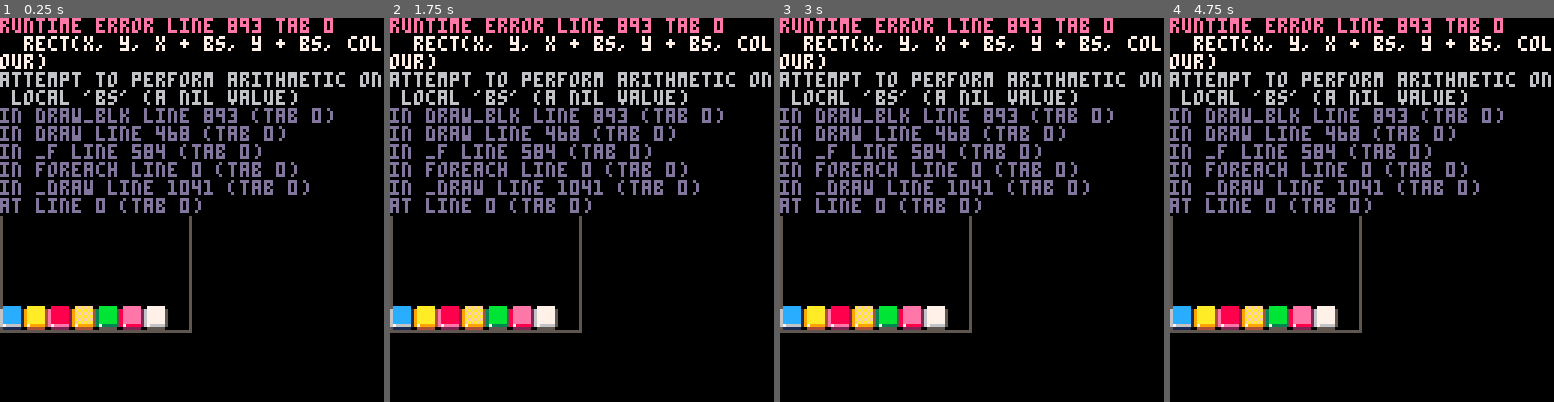
Above: before the commit, frames 1-4 (left to right).
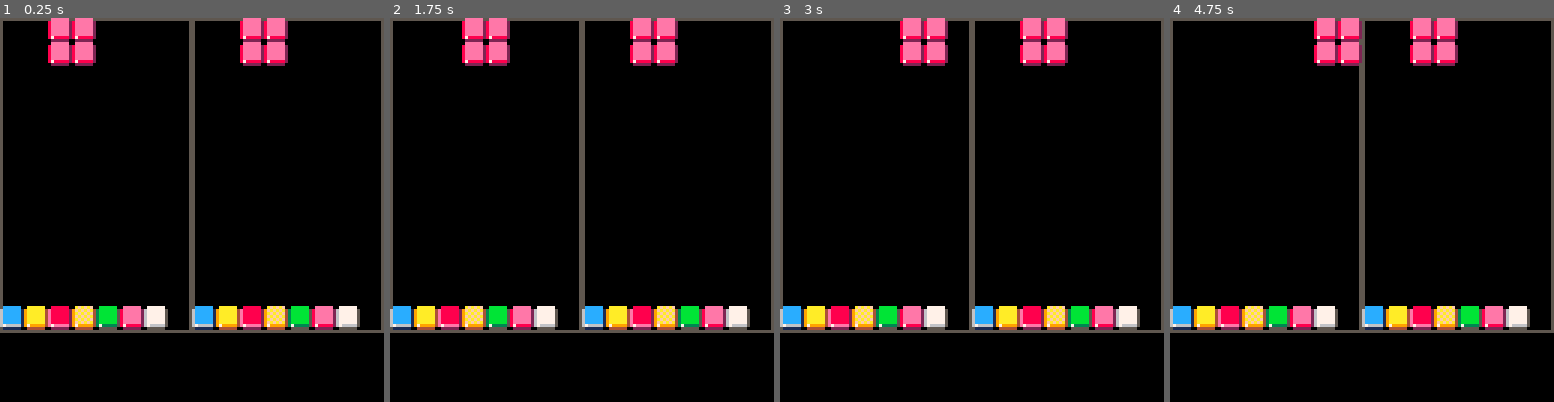
Above: after the commit, the same moments.

Repository: higuaro/pico8-cartridges
Game: PICO-8 cartridge testris.p8
The game is run twice, just before and just after one commit, with the same random seed, the same clock (stepped at 60 frames per second) and the same inputs.
Inputs:
- Up to frame 1 (0.25 s): no input
- Up to frame 2 (1.75 s): tap X (X key) at 0.33, 1.07 s; tap O (Z key) at 0.7, 1.7 s; hold Right from 1.6 s (still down)
- Up to frame 3 (3 s): tap X (X key) at 1.85, 2.97 s; release Right at 2.1 s; tap O (Z key) at 2.1, 2.5, 2.9 s; hold Up 2.15-2.42 s; hold Right from 2.47 s (still down)
- Up to frame 4 (4.75 s): release Right at 3.03 s; hold Left 3.08-3.58 s; tap O (Z key) every 0.4 s from 3.3 to 4.5 s; hold Down 3.63-3.97 s; hold Right 4.02-4.68 s; tap X (X key) at 4.08 s; hold Up from 4.73 s (still down)

The runs differ from the first frame. In frame 1, 19% of the frame differs, in the area x 0-100%, y 0-83%; in frame 2, 19%; in frame 3, 19%; in frame 4, 19%.
Error before the commit: runtime error line 893 tab 0; rect(x, y, x + bs, y + bs, colour); attempt to perform arithmetic on local 'bs' (a nil value)

Commit message:
lateral movement working with the new piece structure

Diff:
--- a/testris.p8
+++ b/testris.p8
@@ -470,7 +470,7 @@
   local x, y = b[i], b[i + 1]
   draw_blk(base_x + x * BS,
            base_y + y * BS,
-           colour, bs, is_ghost)
+           colour, BS, is_ghost)
  end
 end
 
@@ -734,26 +734,12 @@
  if btn == LEFT or btn == RIGHT then
   -- LEFT is -1, RIGHT is +1
   local anc_x = p.anchor_x + btn
-printh('anc='..p.anchor_x..','..p.anchor_y)
   if not collides(self.board, p.index, p.rot, anc_x, p.anchor_y) then
    p.anchor_x = anc_x
   end
  elseif btn == ROT_R or btn == ROT_L then
   self:rotate(button == ROT_R and 1 or -1)
  end
---[[
- local p = self.piece
- if p and self.kind == 'h' then
-  if btn == LEFT or btn == RIGHT then
-   -- LEFT is -1, RIGHT is +1
-   if not p:collides(self.board, p.row, p.col + btn) then
-    p.col += btn
-   end
-  elseif btn == ROT_R or btn == ROT_L then
-   self:rotate(button == ROT_R and 1 or -1)
-  end
- end
-]]--
 end
 
 function Player:ai_play()
@@ -774,12 +760,9 @@
 function collides(board, piece_index, rotation, new_anc_x, new_anc_y)
  local B = board.blks
  local b = PIECES[piece_index].blks[rotation]
-printh('col='..new_anc_x..','..new_anc_y)
  for i = 1, #b, 2 do
   local xx = new_anc_x + b[i]
   local yy = new_anc_y + b[i + 1]
-printh(' x,y='..b[i]..','..b[i + 1])
-  printh(' check='..xx..','..yy)
   if xx < 1 or COLS < xx or
      yy < 1 or ROWS < yy or
      B[yy][xx] != 0
@@ -972,8 +955,10 @@
   -- rotations
   --
   -- rotates = piece.rotates != null ? piece.rotates : true
-  local rotates = piece.rotates and piece.rotates or true
+  local rotates = true
+  if (piece.rotates != nil) rotates = piece.rotates
   piece.rotates = rotates
+
   if rotates then
    local blks = piece.blks[1]
 
@@ -982,8 +967,8 @@
     for i = 1, #blks, 2 do
      -- rotation:
      -- 90° rotation = (x, y) -> (-y, x)
-     -- -y -> SIZE - y + 1 (1-index y's mirror)
-     add(rot, piece.size - blks[i + 1] + 1)
+     -- -y -> SIZE - 1 - y (reflection)
+     add(rot, piece.size - 1 - blks[i + 1])
      add(rot, blks[i])
     end
     add(piece.blks, rot)
